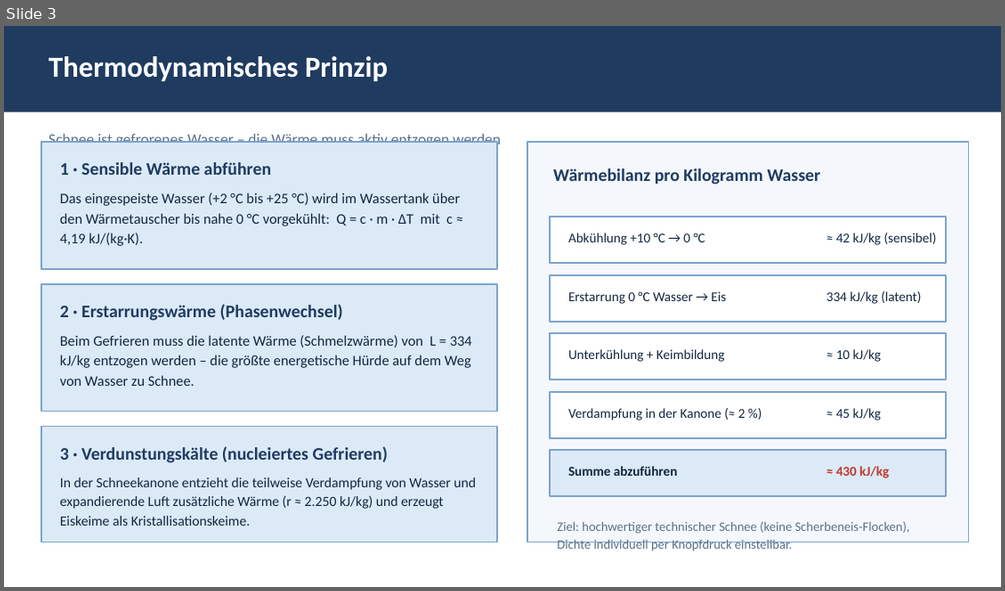
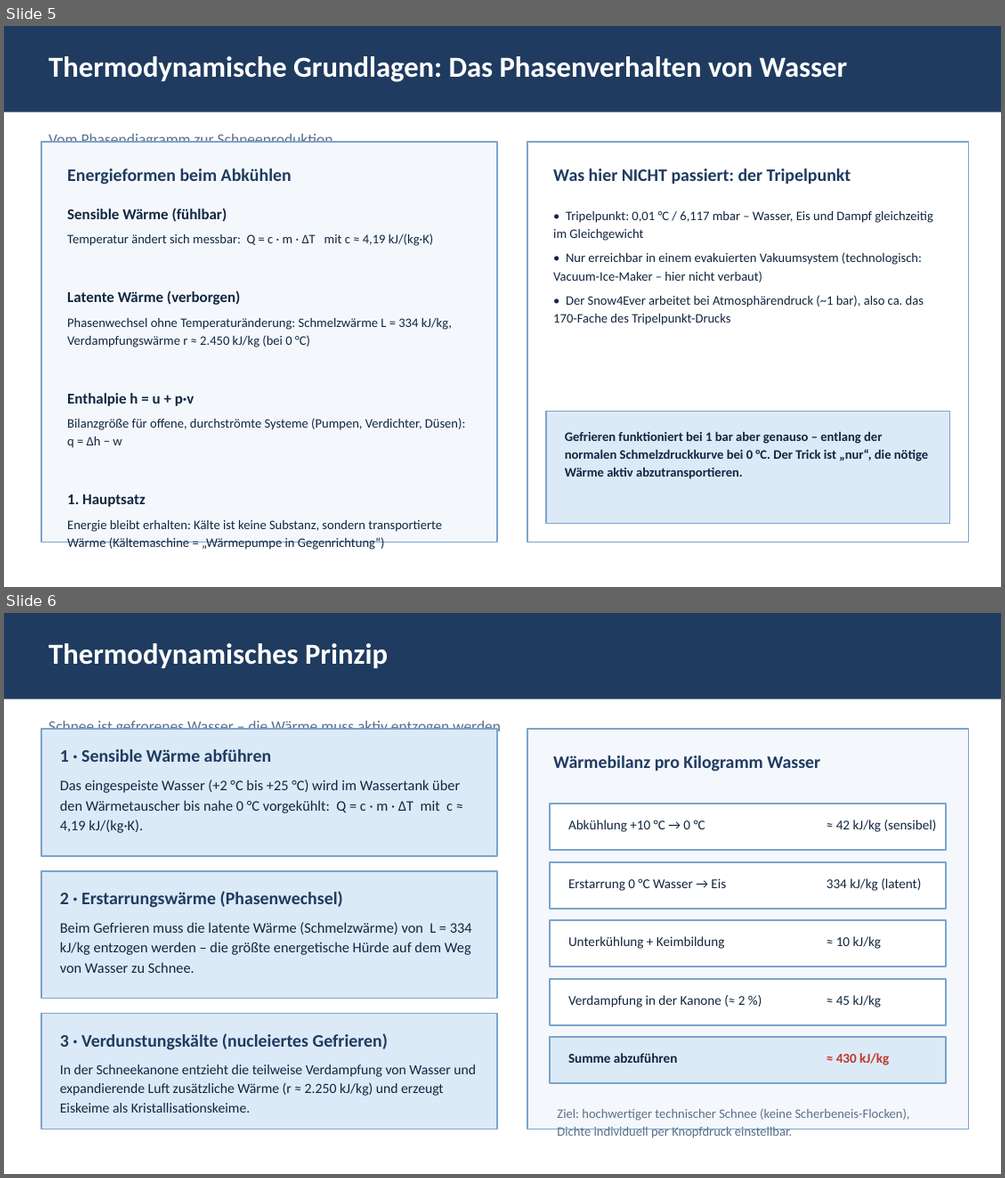
Before and after one commit to pgruberpg6-commits/Snow4ever, a slide deck: snow4ever200_thermodynamik.pptx. Shown one above the other, each under a label of ours: slide 3 before the commit, slides 5 and 6 after it. The pictures are 1005x591 and 1005x1178 pixels, drawn with LibreOffice and Linux fonts; fonts in the diff are those of the drawing. Boxes give left, top, right and bottom in pixels: in the first picture for what was removed or moved away, otherwise in the second. Text is boxed around its words. In the diff, an @@ line names an element or a change of style, - is before the commit and + after.

Commit message:
PowerPoint auf 16 Folien erweitert (ca. 30-45 min): Agenda, Problemstellung, Grundlagen, Schneekanone, Kaeltestufen, R449A, Schneequalitaet, Tripelpunkt-Klaerung, Anwendungen, Zusammenfassung

```diff
--- a/snow4ever200_thermodynamik.pptx
+++ b/snow4ever200_thermodynamik.pptx
@@ slide 5 added at (x1=4, y1=26, x2=1001, y2=587), background #FFFFFF @@
@@ rectangle added at (x1=4, y1=26, x2=1001, y2=112), fill #1F3B60 @@
@@ text added at (x1=48, y1=56, x2=848, y2=82), 28 pt, text #FFFFFF, bold @@
+Thermodynamische Grundlagen: Das Phasenverhalten von Wasser
@@ rectangle added at (x1=41, y1=142, x2=498, y2=542), fill #F4F8FC, outline #7BA4CC 1.5 pt @@
@@ text added at (x1=48, y1=134, x2=333, y2=143), 15 pt, text #5B7089 @@
+Vom Phasendiagramm zur Schneeproduktion
@@ rectangle added at (x1=527, y1=142, x2=969, y2=542), fill #FFFFFF, outline #7BA4CC 1.5 pt @@
@@ text added at (x1=67, y1=168, x2=291, y2=184), 17 pt, text #1F3B60, bold @@
+Energieformen beim Abkühlen
@@ text added at (x1=553, y1=168, x2=851, y2=184), 17 pt, text #1F3B60, bold @@
+Was hier NICHT passiert: der Tripelpunkt
@@ text added at (x1=67, y1=208, x2=465, y2=532), 12.5 pt, text #12263F @@
+Sensible Wärme (fühlbar)
+Temperatur ändert sich messbar: Q = c · m · ΔT mit c ≈ 4,19 kJ/(kg·K)
+Latente Wärme (verborgen)
+Phasenwechsel ohne Temperaturänderung: Schmelzwärme L = 334 kJ/kg, Verdampfungswärme r ≈ 2.450 kJ/kg (bei 0 °C)
+Enthalpie h = u + p·v
+Bilanzgröße für offene, durchströmte Systeme (Pumpen, Verdichter, Düsen): q = Δh − w
+1. Hauptsatz
+Energie bleibt erhalten: Kälte ist keine Substanz, sondern transportierte Wärme (Kältemaschine = „Wärmepumpe in Gegenrichtung“)
@@ text added at (x1=553, y1=211, x2=933, y2=325), 12.5 pt, text #12263F @@
+• Tripelpunkt: 0,01 °C / 6,117 mbar – Wasser, Eis und Dampf gleichzeitig im Gleichgewicht
+• Nur erreichbar in einem evakuierten Vakuumsystem (technologisch: Vacuum-Ice-Maker – hier nicht verbaut)
+• Der Snow4Ever arbeitet bei Atmosphärendruck (~1 bar), also ca. das 170-Fache des Tripelpunkt-Drucks
@@ rectangle added at (x1=546, y1=411, x2=950, y2=524), fill #DCEAF7, outline #7BA4CC 1.5 pt @@
@@ text added at (x1=565, y1=431, x2=928, y2=479), 12.5 pt, text #12263F, bold @@
+Gefrieren funktioniert bei 1 bar aber genauso – entlang der normalen Schmelzdruckkurve bei 0 °C. Der Trick ist „nur“, die nötige Wärme aktiv abzutransportieren.
@@ what was slide 3 is now slide 6 @@
```
Also in this commit, not shown: 9 other slides added.
